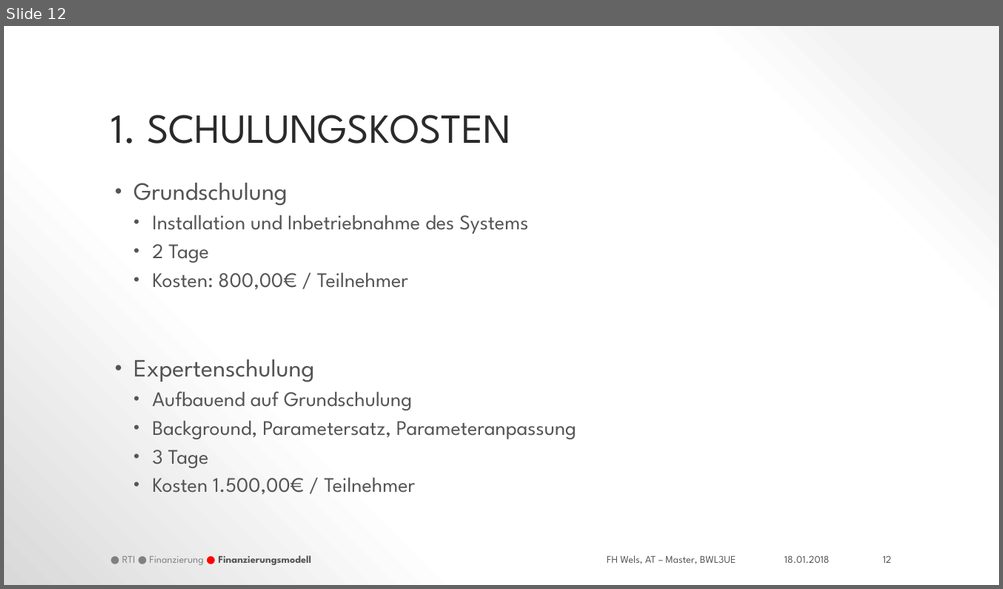
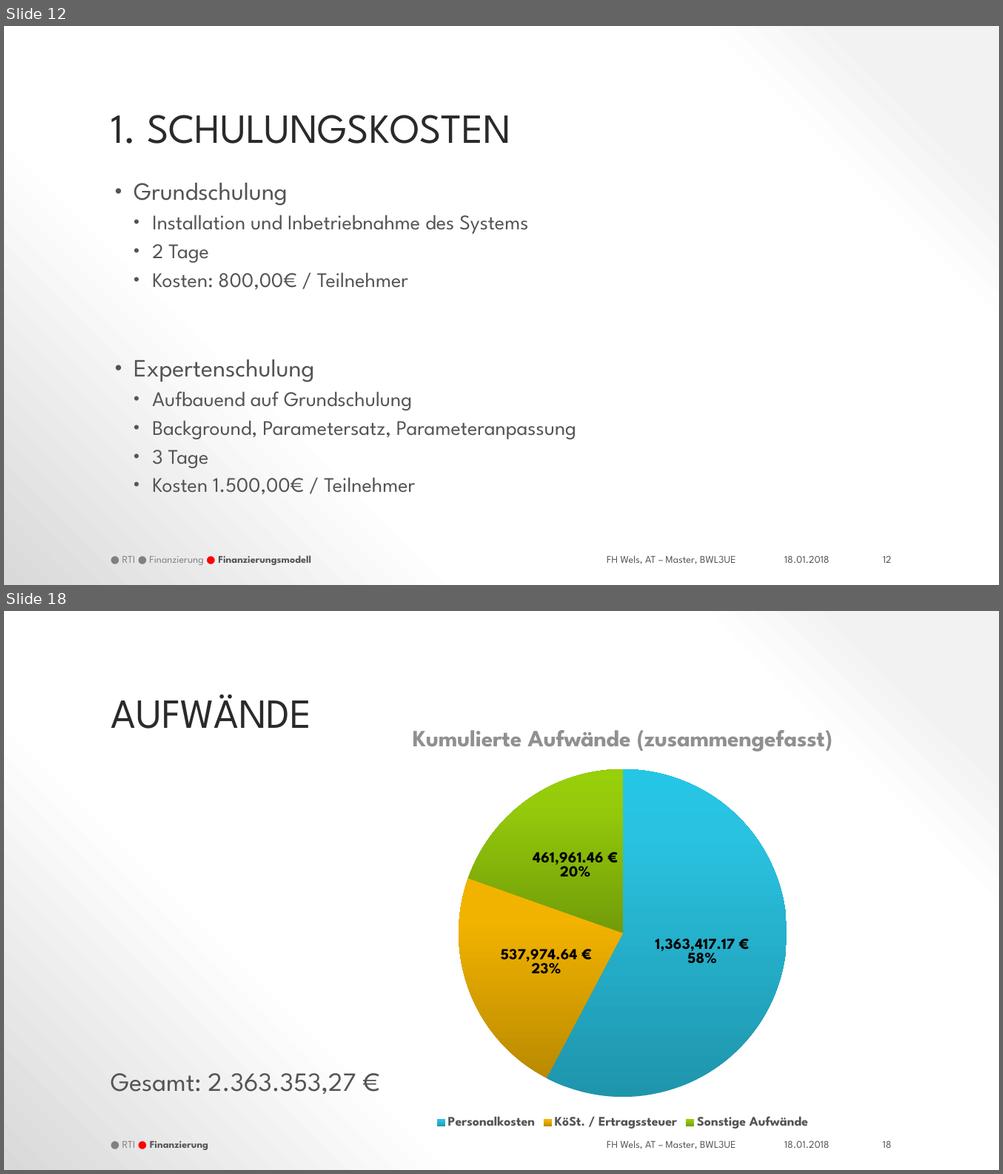
Before and after one commit to thunderbug1/BWL, a slide deck: Präsentation/RTI_Businessplan.pptx. Shown one above the other, each under a label of ours: slide 12 before the commit, slides 12 and 18 after it; the slides between them are not shown. The pictures are 1003x589 and 1003x1174 pixels, drawn with LibreOffice and Linux fonts; fonts in the diff are those of the drawing; background and template pictures are left out. Boxes give left, top, right and bottom in pixels: in the first picture for what was removed or moved away, otherwise in the second. Text is boxed around its words. In the diff, an @@ line names an element or a change of style, - is before the commit and + after.

```diff
--- a/Präsentation/RTI_Businessplan.pptx
+++ b/Präsentation/RTI_Businessplan.pptx
@@ slide 18 added at <box>4,611,999,1170</box>, background gradient #F2F2F2 to #FFFFFF to #D9D9D9; not listed: 1 template element that a slide beside it also shows @@
@@ title added at <box>111,695,312,729</box>, 37.8 pt, text #2A2A2A @@
+AUFWÄNDE
@@ pie chart added at <box>246,710,999,1133</box> @@
+title "Kumulierte Aufwände (zusammengefasst)"
+categories: Personalkosten, KöSt. / Ertragssteuer, Sonstige Aufwände
+Kumulierte Aufwände (zusammengefasst): 1363417.17, 537974.64, 461961.46
@@ text added at <box>111,1073,356,1094</box>, 24 pt, text #545454 @@
+Gesamt: 2.363.353,27 €
@@ text added at <box>122,1142,208,1150</box>, 9.4 pt, text #545454, bold @@
+● RTI ● Finanzierung
@@ text added at <box>784,1141,829,1148</box>, 9.4 pt, text #545454 @@
+18.01.2018
@@ page number added at <box>882,1141,891,1148</box>, 9.4 pt, text #545454 @@
+18
```
Also in this commit, not shown: 4 slides changed, 4 other slides added, 3 other files.
